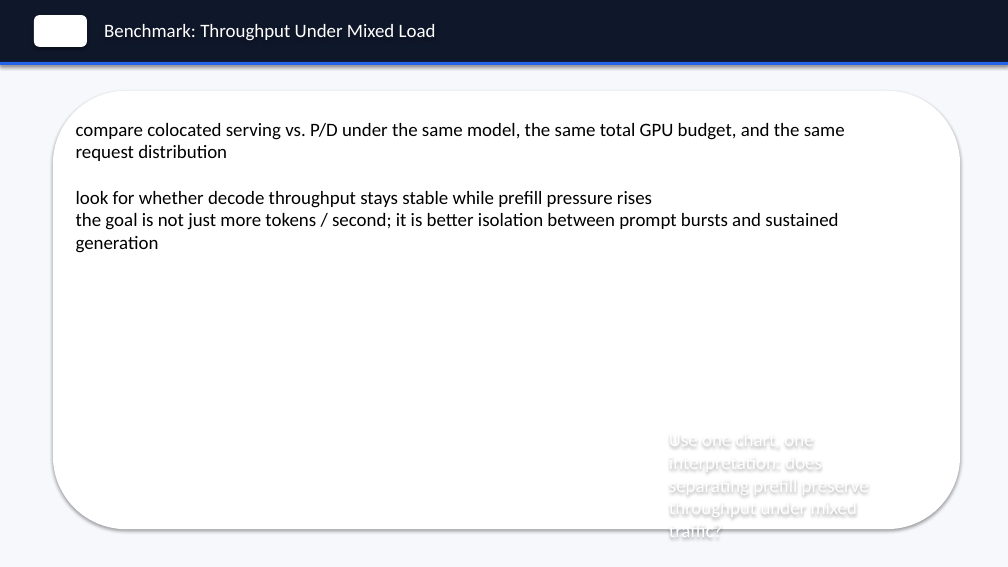
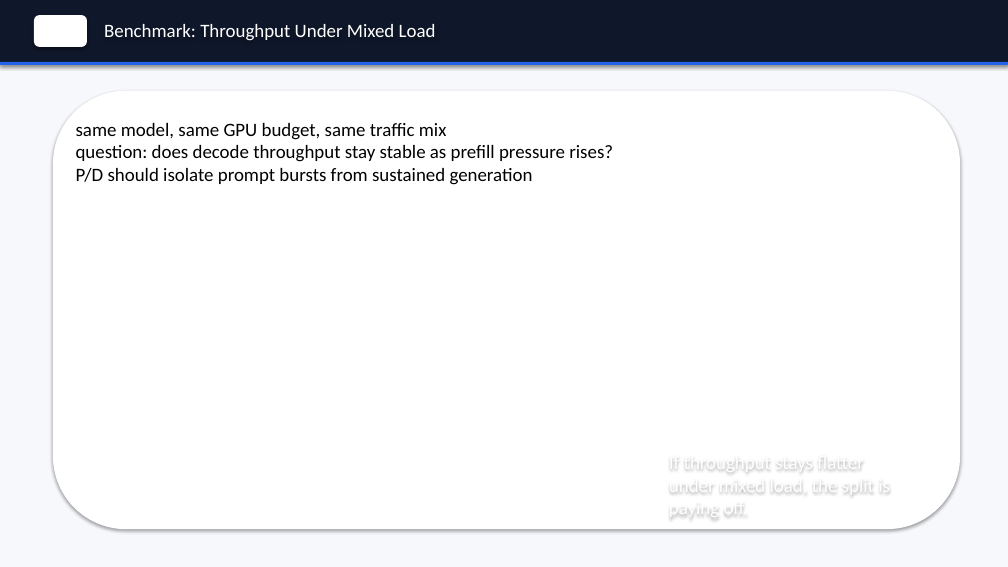
Before and after one commit to andyzhangx/demo, a slide deck: slide 32 of llm/kubecon-na-2026-pd-disaggregation.pptx. Drawn at 1008x567 pixels with LibreOffice and Linux fonts; fonts in the diff are those of the drawing. Boxes give left, top, right and bottom in pixels: in the first picture for what was removed or moved away, otherwise in the second. Text is boxed around its words. In the diff, an @@ line names an element or a change of style, - is before the commit and + after.

```diff
--- a/llm/kubecon-na-2026-pd-disaggregation.pptx
+++ b/llm/kubecon-na-2026-pd-disaggregation.pptx
@@ text at [76,123,613,185]: text changed @@
-compare colocated serving vs. P/D under the same model, the same total GPU budget, and the same request distribution
-look for whether decode throughput stays stable while prefill pressure rises
-the goal is not just more tokens / second; it is better isolation between prompt bursts and sustained generation
+same model, same GPU budget, same traffic mix
+question: does decode throughput stay stable as prefill pressure rises?
+P/D should isolate prompt bursts from sustained generation
@@ text at [669,452,890,520]: text changed @@
-Use one chart, one interpretation: does separating prefill preserve throughput under mixed traffic?
+If throughput stays flatter under mixed load, the split is paying off.
```
Also in this commit, not shown: 17 other slides changed.
